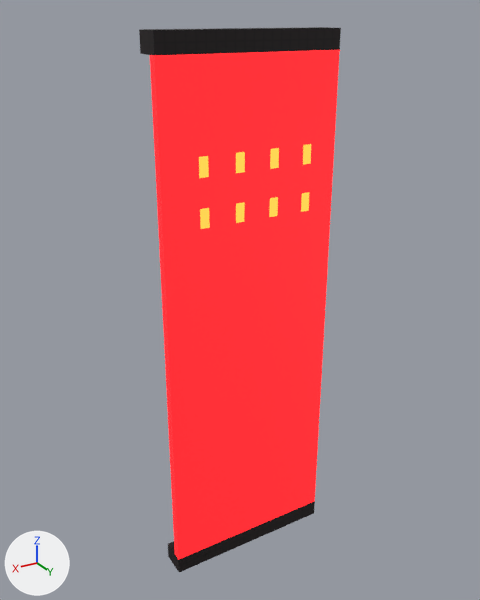
A saved change to the glTF model game/assets/kit/stage/slatted_backdrop.glb.
Before and after are seen from a 50 mm lens placed at (1.74, 2.85, 3.06), pointed at (0.0, -0.05, 1.61). Lighting does not change. The marker at lower left points along +X, +Y and +Z. The first picture is the older version. Vertices at exactly the same position are counted once.

The scene before the commit, as lines of its bpy script (objects in view):
```python
me_slatted_backdrop = bpy.data.meshes.new('slatted_backdrop')
me_slatted_backdrop.from_pydata(...)  # 212 vertices, 270 faces; spans x -0.5..0.5, y -0.08..0.08, z 0.0..3.0
# faces by material slot: [98, 32, 60, 80]
me_slatted_backdrop.materials.append(mat_beamblack)
me_slatted_backdrop.materials.append(mat_shelfamber_emissive)  # orange #ff8a30, glowing orange #ff8a30
me_slatted_backdrop.materials.append(mat_slatred_emissive)  # red #d0161c, glowing red #ff1e25
me_slatted_backdrop.materials.append(mat_velvetshadow)
ob_slatted_backdrop = bpy.data.objects.new('slatted_backdrop', me_slatted_backdrop)
ob_slatted_backdrop.location = (0.0, 0.0, 0.0)
```
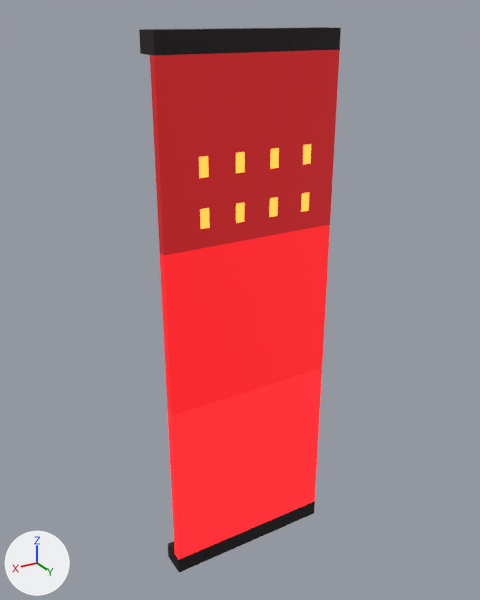
Boxes [x1, y1, x2, y2] around the edits, measured in the pictures (480 x 600 px):
part 1 of me_slatted_backdrop, reshaped: [150, 55, 331, 560] in both
part 2 of me_slatted_backdrop, recoloured (darker): [155, 50, 340, 236] in both

What the commit changed:
Material 'SlatRedTop_emissive' (mat_slatredtop_emissive) is new.
Its base color is (0.352, 0.00605, 0.00802) (red #a01216).
Its roughness is 0.6.
Its emission color is (0.281, 0.00484, 0.00642) (red #900f13).
Its emission strength is 1.0.
Material 'SlatRedMid_emissive' (mat_slatredmid_emissive) is new.
Its base color is (0.527, 0.007, 0.0103) (red #c0141a).
Its roughness is 0.6.
Its emission color is (0.738, 0.00979, 0.0145) (red #df1920).
Its emission strength is 1.0.
me_slatted_backdrop is used by ob_slatted_backdrop; location (0.0, 0.0, 0.0).
me_slatted_backdrop had 212 vertices, 270 faces and spanned x -0.5..0.5, y -0.08..0.08, z 0.0..3.0.
me_slatted_backdrop now has 220 vertices, 286 faces and spans x -0.5..0.5, y -0.08..0.08, z 0.0..3.0.
Part 1, on me_slatted_backdrop:
8 faces are deleted.
8 vertices are added at x -0.5..0.5, y 0.03..0.08, z 1.1..2.0.
8 new faces join them, mat_slatredmid_emissive (red #c0141a, glowing red #df1920).
8 new faces join them, mat_slatredtop_emissive (red #a01216, glowing red #900f13).
8 new faces join them, mat_slatred_emissive (red #d0161c, glowing red #ff1e25).
me_slatted_backdrop part 2: 52 faces spanning x -0.5..0.5, y 0.03..0.08, z 2.1..2.9 switch from mat_slatred_emissive (red #d0161c, glowing red #ff1e25) to mat_slatredtop_emissive (red #a01216, glowing red #900f13).
me_slatted_backdrop gains material mat_slatredmid_emissive (red #c0141a, glowing red #df1920).
